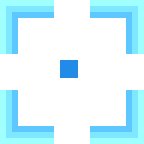
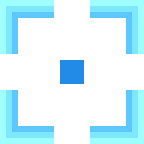
Layers edited between the first and the second 144 × 144 image:
painted on "Black_Aim copy 2" over bbox(60, 60, 84, 84)
